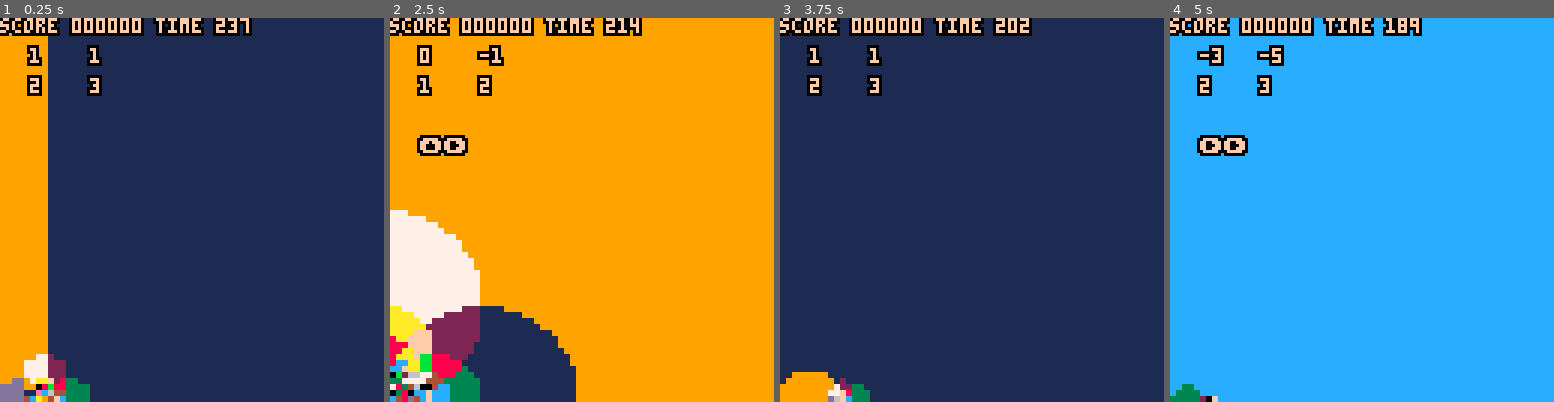
Above: before the commit, frames 1-4 (left to right).
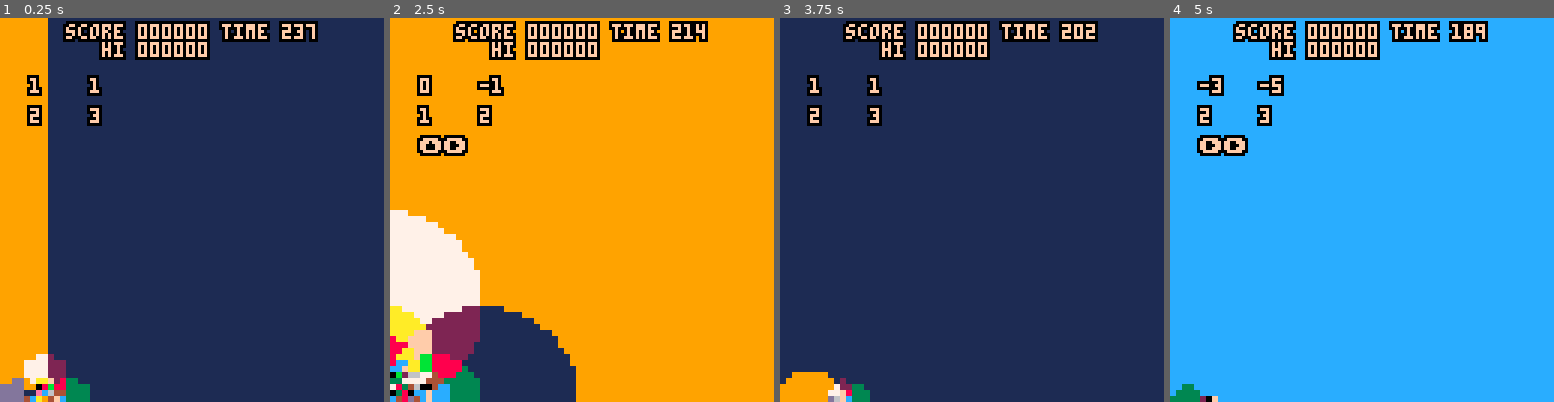
Above: after the commit, the same moments.

Repository: m4thpro/sl2z
Game: PICO-8 cartridge sl2z.p8
The game is run twice, just before and just after one commit, with the same random seed, the same clock (stepped at 60 frames per second) and the same inputs.
Inputs:
- Up to frame 1 (0.25 s): no input
- Up to frame 2 (2.5 s): tap O (Z key) at 0.7, 1.7, 2.1 s; hold Right 1.6-2.1 s; hold Up 2.15-2.42 s; hold Right from 2.47 s (still down)
- Up to frame 3 (3.75 s): tap O (Z key) every 0.4 s from 2.5 to 3.7 s; release Right at 3.03 s; hold Left 3.08-3.58 s; hold Down from 3.63 s (still down)
- Up to frame 4 (5 s): release Down at 3.97 s; hold Right 4.02-4.68 s; tap O (Z key) at 4.1, 4.5, 4.9 s; hold Up from 4.73 s (still down)

The runs differ from the first frame. In frame 1, 5.7% of the frame differs, in the area x 0-83%, y 0-29%; in frame 2, 5.8%; in frame 3, 5.7%; in frame 4, 6.1%.

Commit message:
persistent high score

Diff:
--- a/sl2z.p8
+++ b/sl2z.p8
@@ -108,6 +108,10 @@
        matrix[1][2] == 0 and abs(matrix[2][2] == 1)) then
       start_round()
       score = score + shr(flr(10*remaining_time),16)
+
+      if (score > dget(0)) then
+	 dset(0, score)
+      end
    end
 end
 
@@ -201,13 +205,14 @@
 
    --print( stat(1),50,50 )
 
-   printo(drawn[1][1],10,10)
-   printo(drawn[2][1],30,10)
-   printo(drawn[1][2],10,20)
-   printo(drawn[2][2],30,20)
+   printo(drawn[1][1],10,20)
+   printo(drawn[2][1],30,20)
+   printo(drawn[1][2],10,30)
+   printo(drawn[2][2],30,30)
    printo(word,10,40)
 
-   printo("score " .. padded(6,bignum(score)) .. " time " .. padded(3,tostr(flr(10*remaining_time))),0,0)
+   printo("score " .. padded(6,bignum(score)) .. " time " .. padded(3,tostr(flr(10*remaining_time))),64 - (21*4)/2,2)
+   printo("   hi " .. padded(6,bignum(dget(0))) ,64 - (21*4)/2,8)
 end
 
 function _init()
@@ -220,6 +225,8 @@
 
    start_round()
    score = 0
+
+   cartdata("kisonecat_sl2z_1")
 end
 
 __gfx__
